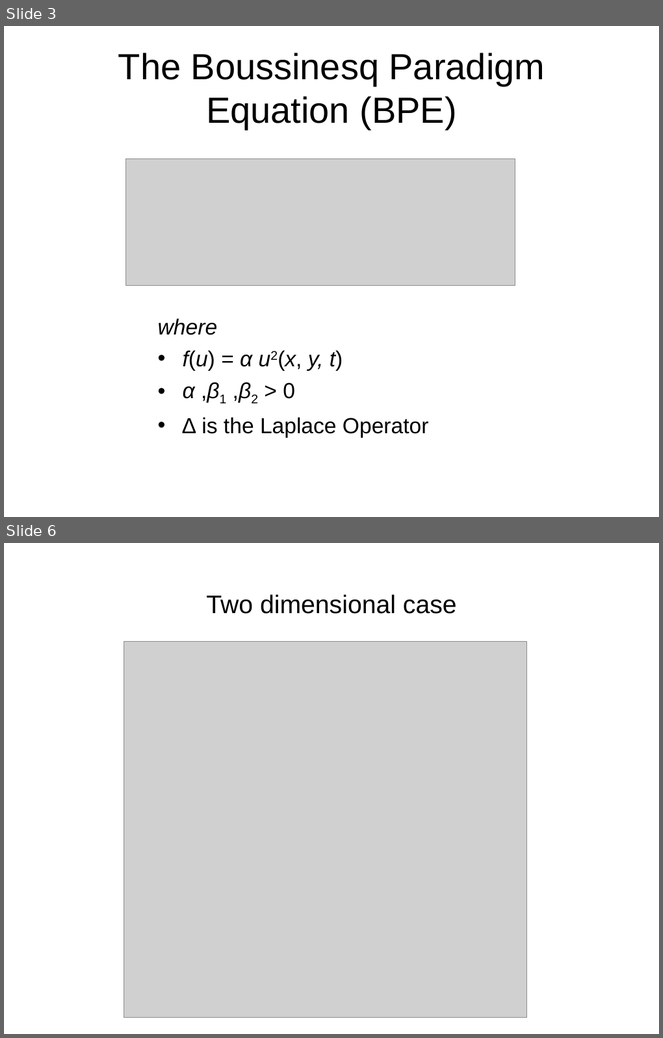
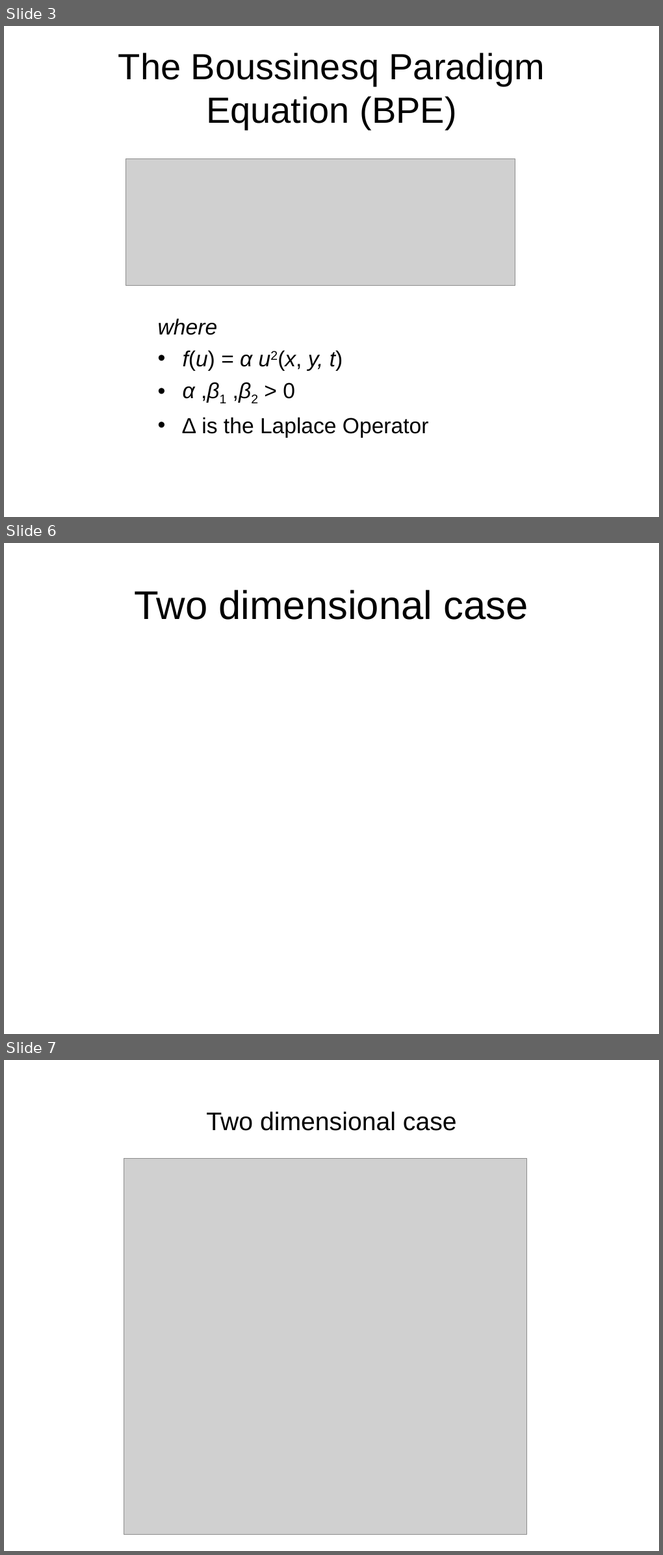
Before and after one commit to CloakMe/Boussinesq, a slide deck: Docu/Presentation Linz/Presentation.ppt. Shown one above the other, each under a label of ours: slides 3 and 6 before the commit, slides 3, 6 and 7 after it; the slides between them are not shown. The pictures are 663x1038 and 663x1555 pixels, drawn with LibreOffice and Linux fonts; fonts in the diff are those of the drawing; grey boxes stand for pictures. Boxes give left, top, right and bottom in pixels: in the first picture for what was removed or moved away, otherwise in the second. Text is boxed around its words. In the diff, an @@ line names an element or a change of style, - is before the commit and + after.

Commit message:
append 2d case

```diff
--- a/Docu/Presentation Linz/Presentation.ppt
+++ b/Docu/Presentation Linz/Presentation.ppt
@@ slide 6 added at (4, 543, 659, 1034), background #FFFFFF @@
@@ title added at (135, 590, 528, 620), 44 pt, text #000000 @@
+Two dimensional case
@@ what was slide 6 is now slide 7 @@
```
Also in this commit, not shown: 2 slides changed.
